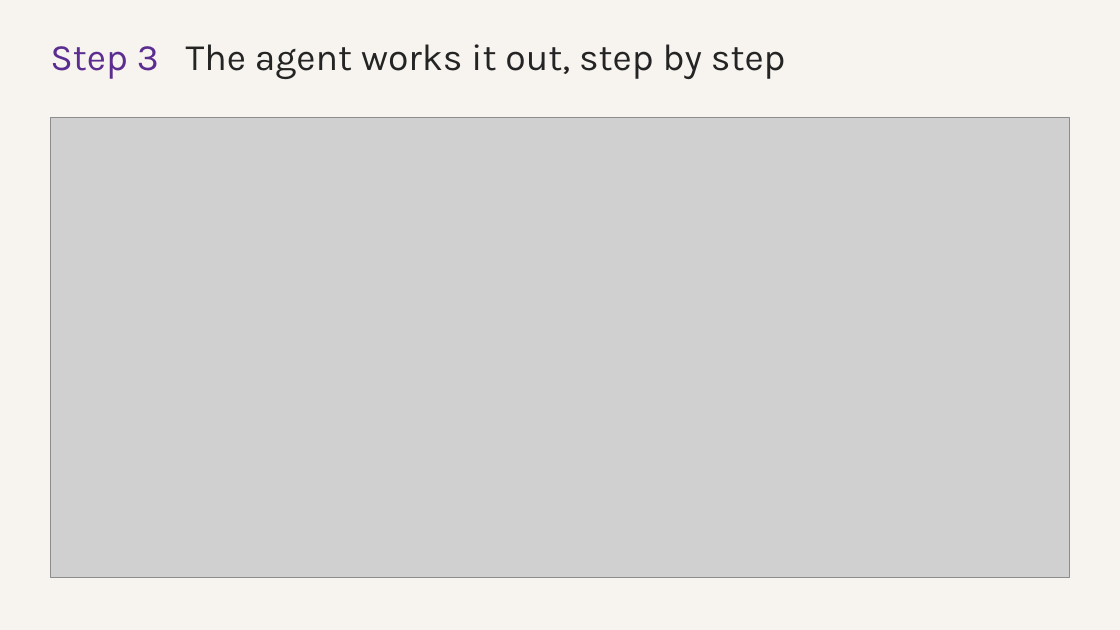
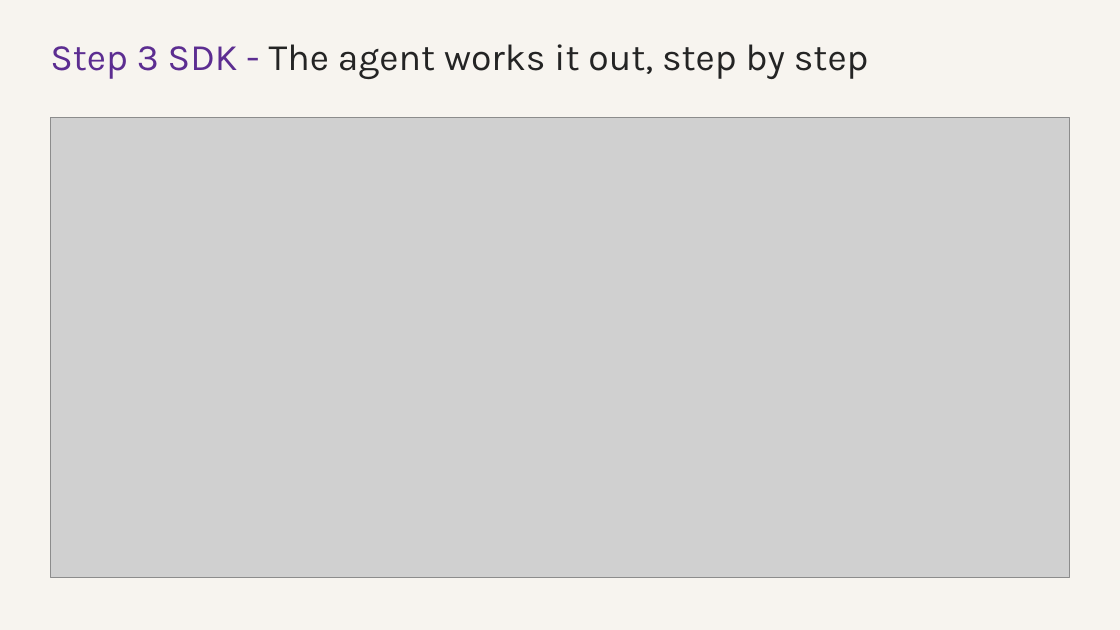
Before and after one commit to roryp/spring-ai-webstore, a slide deck: slide 12 of docs/trail-store-workshop.pptx (slide 9 before the commit). Drawn at 1120x630 pixels with LibreOffice and Linux fonts; fonts in the diff are those of the drawing; grey boxes stand for pictures. Boxes give left, top, right and bottom in pixels: in the first picture for what was removed or moved away, otherwise in the second. Text is boxed around its words. In the diff, an @@ line names an element or a change of style, - is before the commit and + after.

Commit message:
Update trail-store-workshop.pptx with new content

```diff
--- a/docs/trail-store-workshop.pptx
+++ b/docs/trail-store-workshop.pptx
@@ text at (50, 44, 869, 79): text changed @@
-Step 3 The agent works it out, step by step
+Step 3 SDK - The agent works it out, step by step
```
Also in this commit, not shown: 4 other slides changed, 4 slides added.
